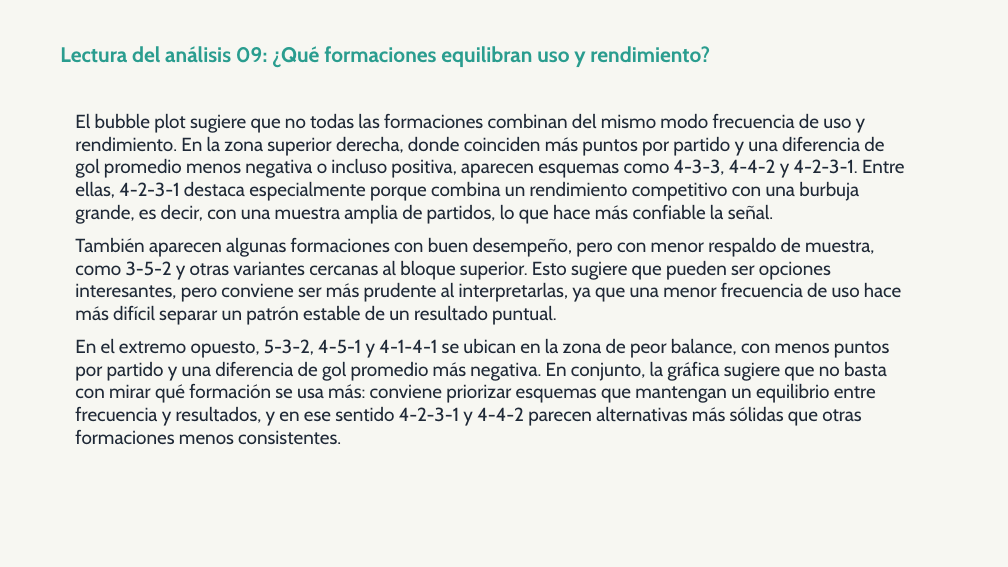
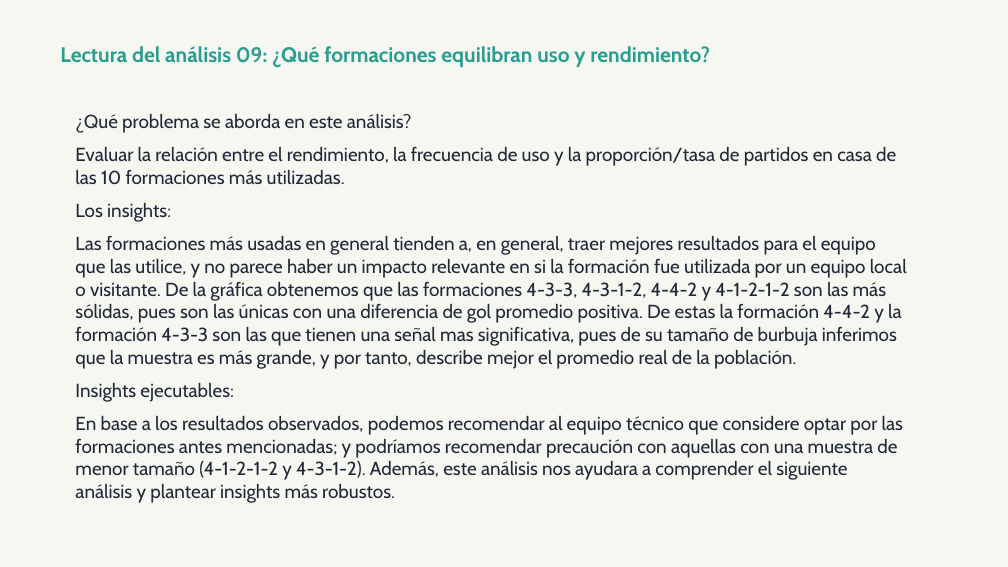
Before and after one commit to OssianV/Proyecto_analisis_soccer_europeo, a slide deck: slide 21 of OUTPUTS/presentacion_final.pptx (slide 19 before the commit). Drawn at 1008x567 pixels with LibreOffice and Linux fonts; fonts in the diff are those of the drawing. Boxes give left, top, right and bottom in pixels: in the first picture for what was removed or moved away, otherwise in the second. Text is boxed around its words. In the diff, an @@ line names an element or a change of style, - is before the commit and + after.

```diff
--- a/OUTPUTS/presentacion_final.pptx
+++ b/OUTPUTS/presentacion_final.pptx
@@ text at box(75, 114, 907, 503): text changed @@
-El bubble plot sugiere que no todas las formaciones combinan del mismo modo frecuencia de uso y rendimiento. En la zona superior derecha, donde coinciden más puntos por partido y una diferencia de gol promedio menos negativa o incluso positiva, aparecen esquemas como 4-3-3, 4-4-2 y 4-2-3-1. Entre ellas, 4-2-3-1 destaca especialmente porque combina un rendimiento competitivo con una burbuja grande, es decir, con una muestra amplia de partidos, lo que hace más confiable la señal.
-También aparecen algunas formaciones con buen desempeño, pero con menor respaldo de muestra, como 3-5-2 y otras variantes cercanas al bloque superior. Esto sugiere que pueden ser opciones interesantes, pero conviene ser más prudente al interpretarlas, ya que una menor frecuencia de uso hace más difícil separar un patrón estable de un resultado puntual.
-En el extremo opuesto, 5-3-2, 4-5-1 y 4-1-4-1 se ubican en la zona de peor balance, con menos puntos por partido y una diferencia de gol promedio más negativa. En conjunto, la gráfica sugiere que no basta con mirar qué formación se usa más: conviene priorizar esquemas que mantengan un equilibrio entre frecuencia y resultados, y en ese sentido 4-2-3-1 y 4-4-2 parecen alternativas más sólidas que otras formaciones menos consistentes.
+¿Qué problema se aborda en este análisis?
+Evaluar la relación entre el rendimiento, la frecuencia de uso y la proporción/tasa de partidos en casa de las 10 formaciones más utilizadas.
+Los insights:
+Las formaciones más usadas en general tienden a, en general, traer mejores resultados para el equipo que las utilice, y no parece haber un impacto relevante en si la formación fue utilizada por un equipo local o visitante. De la gráfica obtenemos que las formaciones 4-3-3, 4-3-1-2, 4-4-2 y 4-1-2-1-2 son las más sólidas, pues son las únicas con una diferencia de gol promedio positiva. De estas la formación 4-4-2 y la formación 4-3-3 son las que tienen una señal mas significativa, pues de su tamaño de burbuja inferimos que la muestra es más grande, y por tanto, describe mejor el promedio real de la población.
+Insights ejecutables:
+En base a los resultados observados, podemos recomendar al equipo técnico que considere optar por las formaciones antes mencionadas; y podríamos recomendar precaución con aquellas con una muestra de menor tamaño (4-1-2-1-2 y 4-3-1-2). Además, este análisis nos ayudara a comprender el siguiente análisis y plantear insights más robustos.
```
Also in this commit, not shown: 2 other slides changed, 2 slides added, 3 other files.
